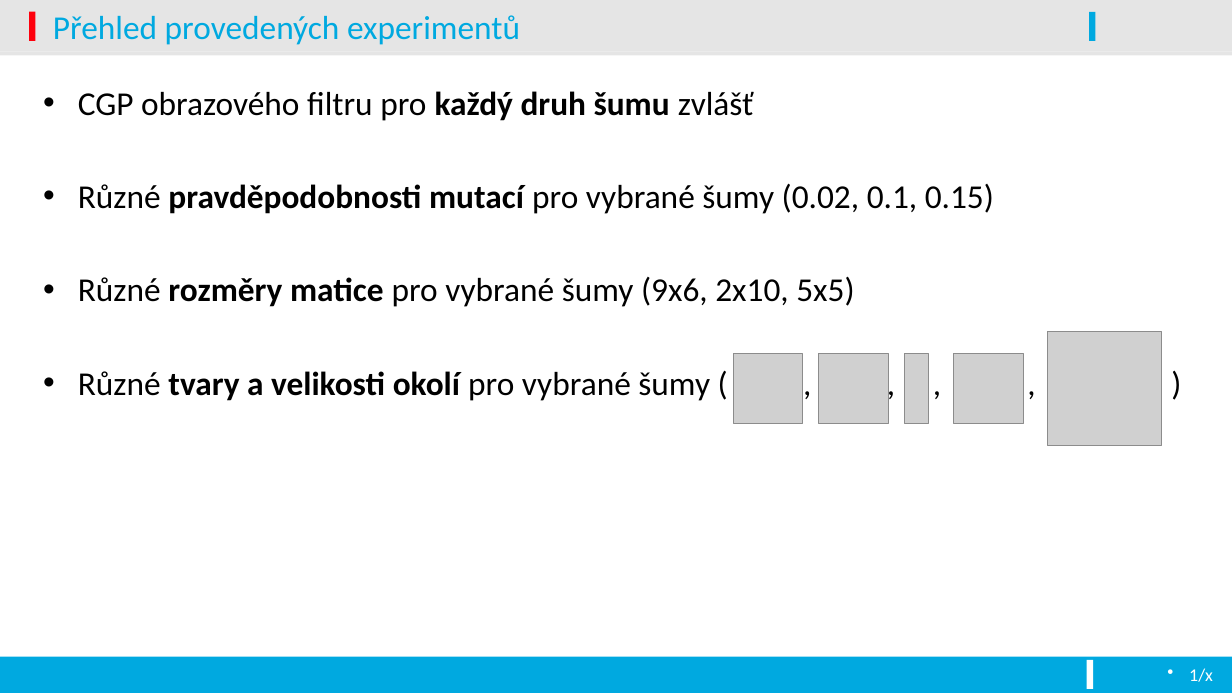
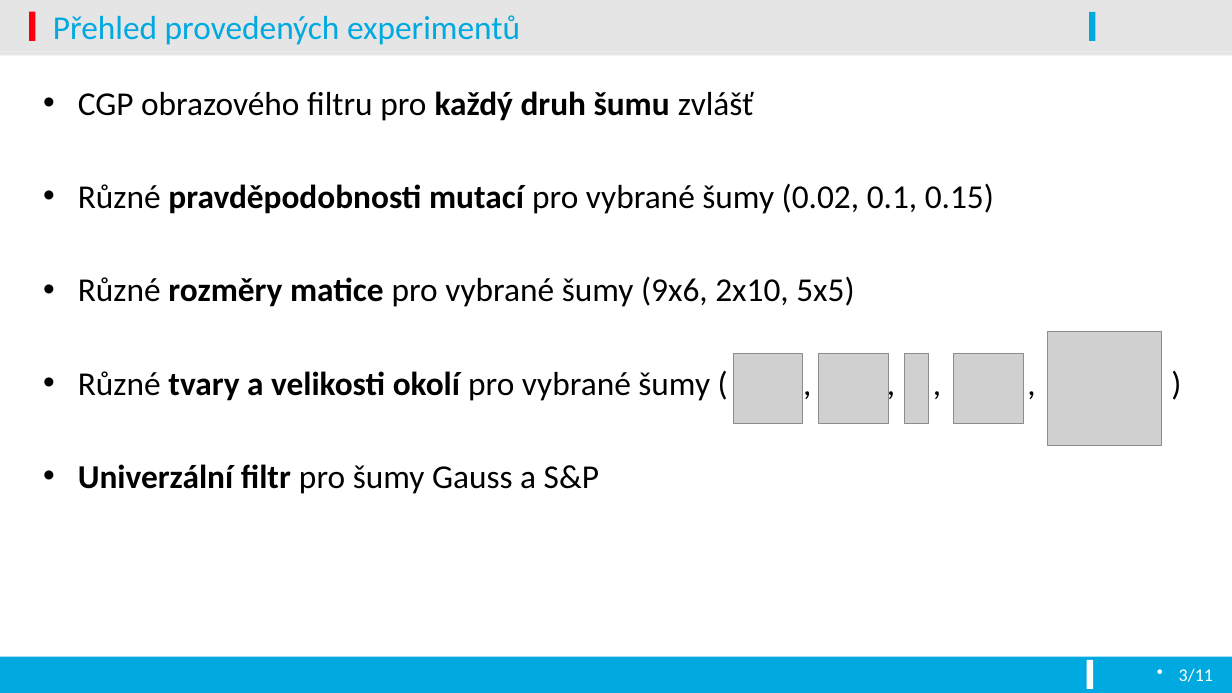
Before and after one commit to vojone/EVO, a slide deck: slide 4 of prezentace.pptx. Drawn at 1232x693 pixels with LibreOffice and Linux fonts; fonts in the diff are those of the drawing; grey boxes stand for pictures; background and template pictures are left out. Boxes give left, top, right and bottom in pixels: in the first picture for what was removed or moved away, otherwise in the second. Text is boxed around its words. In the diff, an @@ line names an element or a change of style, - is before the commit and + after.

```diff
--- a/prezentace.pptx
+++ b/prezentace.pptx
@@ text at box(78, 464, 599, 494): paragraph added @@
+• Univerzální filtr pro šumy Gauss a S&P
@@ text at box(1179, 668, 1213, 682): text changed @@
-1/x
+3/11
```
Also in this commit, not shown: 8 other slides changed, 2 slides added, 1 slide removed.
